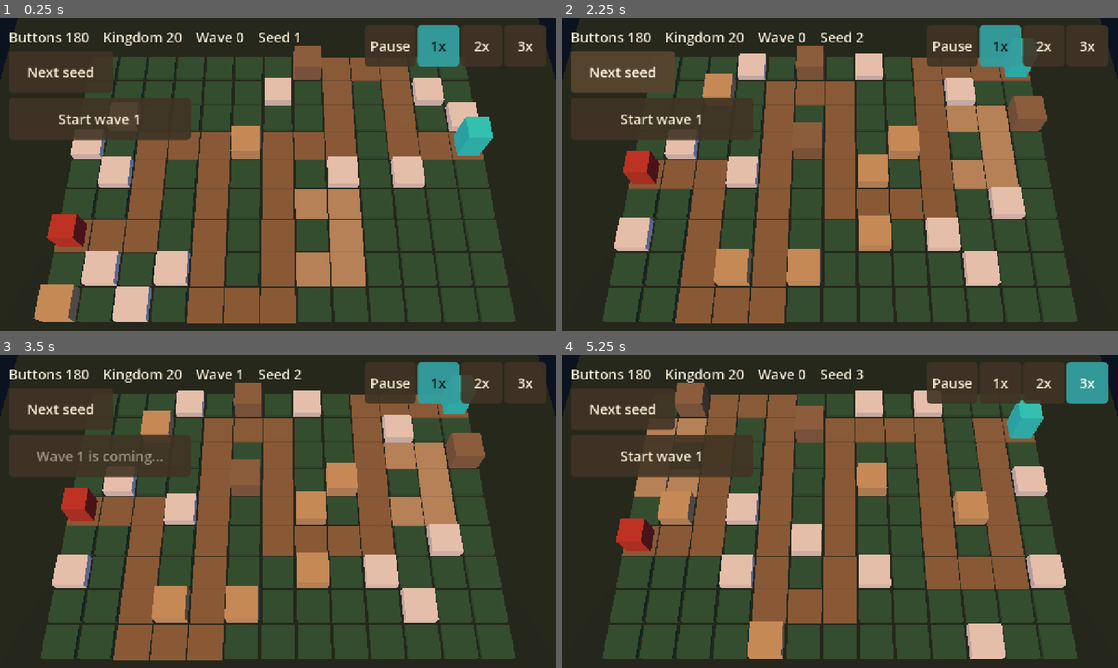
Above: before the commit, frames 1-4 (two rows, left to right).
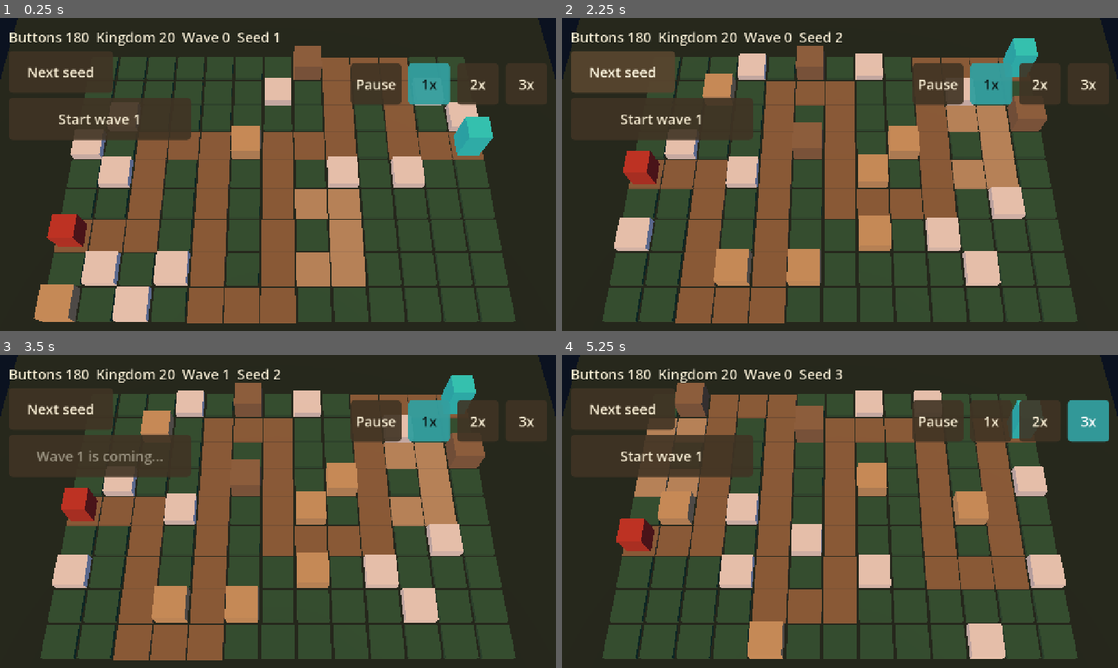
Above: after the commit, the same moments.

Repository: juanpalopez/psychic-bassoon
Game: Godot game, scene res://main.tscn
Two runs of this game, one before a commit and one after it. Both use one fixed random seed, a clock stepped at 60 frames per second and the inputs below.
Inputs:
- Up to frame 1 (0.25 s): no input
- Up to frame 2 (2.25 s): click "1x" at 0.5 s; click "Start wave 1" at 1.25 s; click "Next seed" at 2 s
- Up to frame 3 (3.5 s): click "Start wave 1" at 2.75 s
- Up to frame 4 (5.25 s): click "Next seed" at 3.5 s; click "2x" at 4.25 s; click "3x" at 5 s

The runs differ from the first frame. In frame 1, 4.0% of the frame differs, in the area x 17-99%, y 2-28%; in frame 2, 4.5%; in frame 3, 4.5%; in frame 4, 4.6%.

Commit message:
fix(ui): clear the Full screen button and keep the overlay off Launch
Refs #179

Co-Authored-By: Claude Sonnet 5.5 <noreply@anthropic.com>

Diff:
--- a/godot/main.gd
+++ b/godot/main.gd
@@ -188,6 +188,7 @@
 	_foes.reset()
 	select_cell(BoardSpace.NO_CELL)
 	_game_over.close()
+	_speed = GameSpeed.new()
 	_towers.sync(_game.towers, _board.surface_height)
 	_update_launch_button()
 
--- a/godot/main.tscn
+++ b/godot/main.tscn
@@ -91,9 +91,9 @@
 anchor_right = 1.0
 anchor_bottom = 0.5
 offset_left = -280.0
-offset_top = -210.0
+offset_top = -150.0
 offset_right = -20.0
-offset_bottom = 210.0
+offset_bottom = 250.0
 grow_horizontal = 0
 grow_vertical = 2
 script = ExtResource("6_menu")
@@ -105,9 +105,9 @@
 anchor_right = 1.0
 anchor_bottom = 0.5
 offset_left = -420.0
-offset_top = -210.0
+offset_top = -150.0
 offset_right = -20.0
-offset_bottom = 210.0
+offset_bottom = 250.0
 grow_horizontal = 0
 grow_vertical = 2
 script = ExtResource("9_panel")
@@ -117,7 +117,7 @@
 anchor_right = 1.0
 offset_left = 20.0
 offset_top = 16.0
-offset_right = -480.0
+offset_right = -500.0
 offset_bottom = 72.0
 script = ExtResource("11_top")
 
@@ -125,10 +125,10 @@
 theme = ExtResource("10_theme")
 anchor_left = 1.0
 anchor_right = 1.0
-offset_left = -440.0
-offset_top = 16.0
+offset_left = -460.0
+offset_top = 104.0
 offset_right = -20.0
-offset_bottom = 112.0
+offset_bottom = 200.0
 grow_horizontal = 0
 script = ExtResource("12_speed")
 
@@ -139,9 +139,9 @@
 anchor_top = 0.5
 anchor_right = 0.5
 anchor_bottom = 0.5
-offset_left = -260.0
+offset_left = -190.0
 offset_top = -150.0
-offset_right = 260.0
+offset_right = 190.0
 offset_bottom = 150.0
 grow_horizontal = 2
 grow_vertical = 2
--- a/godot/tests/test_hud_flow.gd
+++ b/godot/tests/test_hud_flow.gd
@@ -2,6 +2,9 @@
 extends GutTest
 
 const MAIN_SCENE := preload("res://main.tscn")
+## The web shell's Full screen button, in canvas pixels at its largest: about
+## 104x52 CSS px, drawn on an 844x390 phone where a canvas pixel is 0.54 px.
+const WEB_BUTTON := Vector2(200.0, 100.0)
 
 
 func _main() -> Node:
@@ -73,13 +76,24 @@
 	assert_false((main.get_node("Hud/GameOver") as GameOverPanel).visible)
 
 
-func _hud_rects(width: int, height: int) -> Dictionary:
+## Lays the HUD out in a viewport of the canvas size. `shown` is the one panel
+## that opens on demand (or "") to be forced visible with the always-visible
+## controls; returns each visible control's global rect by node name.
+func _hud_rects(width: int, height: int, shown: String = "") -> Dictionary:
 	var port := SubViewport.new()
 	port.size = Vector2i(width, height)
 	add_child_autofree(port)
 	var main := MAIN_SCENE.instantiate()
 	port.add_child(main)
+	# the scene closes the overlay on a frame when the game is not over
+	main.set_process(false)
 	await get_tree().process_frame
+	if shown != "":
+		var panel := main.get_node("Hud/" + shown) as Control
+		if panel is GameOverPanel:
+			(panel as GameOverPanel).show_for(1)
+		else:
+			panel.visible = true
 	await get_tree().process_frame
 	var rects := {}
 	for child in main.get_node("Hud").get_children():
@@ -88,29 +102,64 @@
 	return rects
 
 
-func test_the_always_visible_controls_do_not_overlap_on_wide_and_narrow_phones() -> void:
+func test_no_hud_controls_overlap_on_wide_and_narrow_phones() -> void:
+	# 1558x720 is an 844x390 phone: expand stretch widens the 1280x720 canvas
 	for size in [Vector2i(1280, 720), Vector2i(1558, 720)]:
-		var rects := await _hud_rects(size.x, size.y)
-		var names := rects.keys()
-		for i in names.size():
-			for j in range(i + 1, names.size()):
+		for shown in ["", "GameOver", "BuildMenu"]:
+			var rects := await _hud_rects(size.x, size.y, shown)
+			var names := rects.keys()
+			# the web page's Full screen button floats over the top-right corner
+			var web_button := Rect2(float(size.x) - WEB_BUTTON.x, 0.0, WEB_BUTTON.x, WEB_BUTTON.y)
+			for i in names.size():
+				var rect: Rect2 = rects[names[i]]
 				assert_false(
-					(rects[names[i]] as Rect2).intersects(rects[names[j]]),
-					"%s overlaps %s at %s" % [names[i], names[j], size]
+					rect.intersects(web_button), "%s under the Full screen button" % names[i]
 				)
-			var rect: Rect2 = rects[names[i]]
-			assert_true(Rect2(Vector2.ZERO, Vector2(size)).encloses(rect), "%s fits" % names[i])
+				assert_true(
+					Rect2(Vector2.ZERO, Vector2(size)).encloses(rect),
+					"%s fits at %s" % [names[i], size]
+				)
+				for j in range(i + 1, names.size()):
+					assert_false(
+						rect.intersects(rects[names[j]]),
+						"%s overlaps %s at %s with %s" % [names[i], names[j], size, shown]
+					)
 
 
-func test_every_hud_button_is_at_least_44_px_on_a_phone() -> void:
-	# a 1280x720 canvas on a 844x390 phone is scaled by 390/720
+func test_every_visible_hud_button_is_at_least_44_px_on_a_844x390_phone() -> void:
+	# the 1558x720 canvas is drawn at 390/720 of its size on that phone
+	var scale := 390.0 / 720.0
+	for shown in ["", "GameOver", "BuildMenu"]:
+		var port := SubViewport.new()
+		port.size = Vector2i(1558, 720)
+		add_child_autofree(port)
+		var main := MAIN_SCENE.instantiate()
+		port.add_child(main)
+		main.set_process(false)
+		await get_tree().process_frame
+		if shown == "GameOver":
+			(main.get_node("Hud/GameOver") as GameOverPanel).show_for(1)
+		elif shown == "BuildMenu":
+			(main.get_node("Hud/BuildMenu") as Control).visible = true
+		await get_tree().process_frame
+		var checked := 0
+		for node in main.get_node("Hud").find_children("*", "Button", true, false):
+			var button := node as Button
+			if button.is_visible_in_tree():
+				checked += 1
+				assert_gte(button.get_global_rect().size.y * scale, 44.0, button.text)
+				assert_gte(button.get_global_rect().size.x * scale, 44.0, button.text)
+		assert_gt(checked, 5, shown)
+
+
+func test_a_new_game_starts_running_at_normal_speed() -> void:
 	var main := await _main()
-	var scale := 390.0 / 720.0
-	var buttons: Array[Node] = main.get_node("Hud").find_children("*", "Button", true, false)
-	assert_gt(buttons.size(), 6)
-	for node in buttons:
-		var button := node as Button
-		assert_gte(button.custom_minimum_size.y * scale, 44.0, button.text)
+	var bar := main.get_node("Hud/SpeedBar") as SpeedBar
+	bar.buttons()[0].pressed.emit()
+	(main.get_node("Hud/NextSeed") as Button).pressed.emit()
+	main._process(0.1)
+	assert_gt(main.game().tick_count, 0, "not frozen")
+	assert_eq(bar.active_labels(), ["1x"])
 
 
 func test_an_order_while_paused_says_it_waits() -> void:
--- a/godot/tests/test_waves_greybox.gd
+++ b/godot/tests/test_waves_greybox.gd
@@ -97,6 +97,6 @@
 	game.buttons = 99999
 	main._process(0.05)
 	var text := " ".join((main.get_node("Hud/TopBar") as TopBar).texts())
-	# the bar has 1280 - 20 - 480 px before it would run under the speed buttons
+	# the bar has 1280 - 20 - 500 px before it would run under the speed buttons
 	var bar := main.get_node("Hud/TopBar") as TopBar
-	assert_lt(bar.get_combined_minimum_size().x, 780.0, text)
+	assert_lt(bar.get_combined_minimum_size().x, 760.0, text)
--- a/godot/ui/hud_theme.tres
+++ b/godot/ui/hud_theme.tres
@@ -48,6 +48,7 @@
 Button/styles/hover = SubResource("button_hover")
 Button/styles/normal = SubResource("button_normal")
 Button/styles/pressed = SubResource("button_pressed")
+HBoxContainer/constants/separation = 16
 Label/colors/font_color = Color(0.96, 0.92, 0.82, 1)
 Label/colors/font_outline_color = Color(0.05, 0.07, 0.05, 1)
 Label/constants/outline_size = 6
--- a/godot/ui/top_bar.gd
+++ b/godot/ui/top_bar.gd
@@ -1,14 +1,11 @@
 ## The top bar: Buttons, kingdom health, wave and seed, one label each.
 class_name TopBar
 extends HBoxContainer
-
-const GAP := 32
 
 var _labels: Array[Label] = []
 
 
 func _ready() -> void:
-	add_theme_constant_override("separation", GAP)
 	for i in 4:
 		var label := Label.new()
 		add_child(label)
Not shown, added: docs/art/greybox/a5-hud-1280x720-game-over.png
Not shown, added: docs/art/greybox/a5-hud-1280x720.png
Not shown, added: docs/art/greybox/a5-hud-844x390-game-over.png
